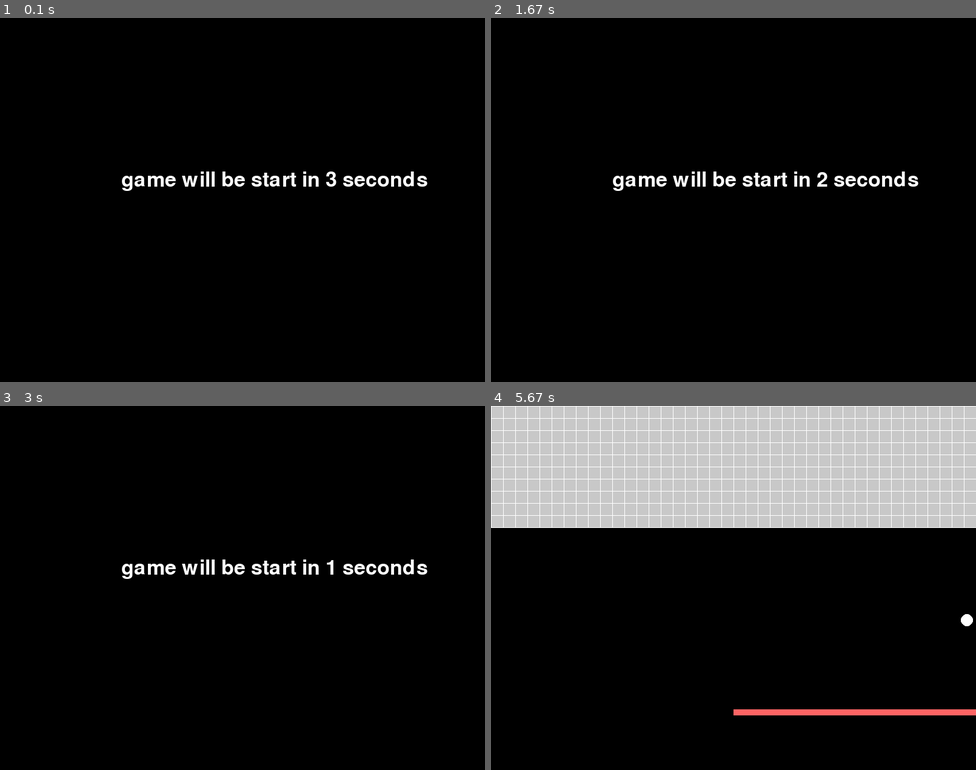
Above: before the commit, frames 1-4 (two rows, left to right).
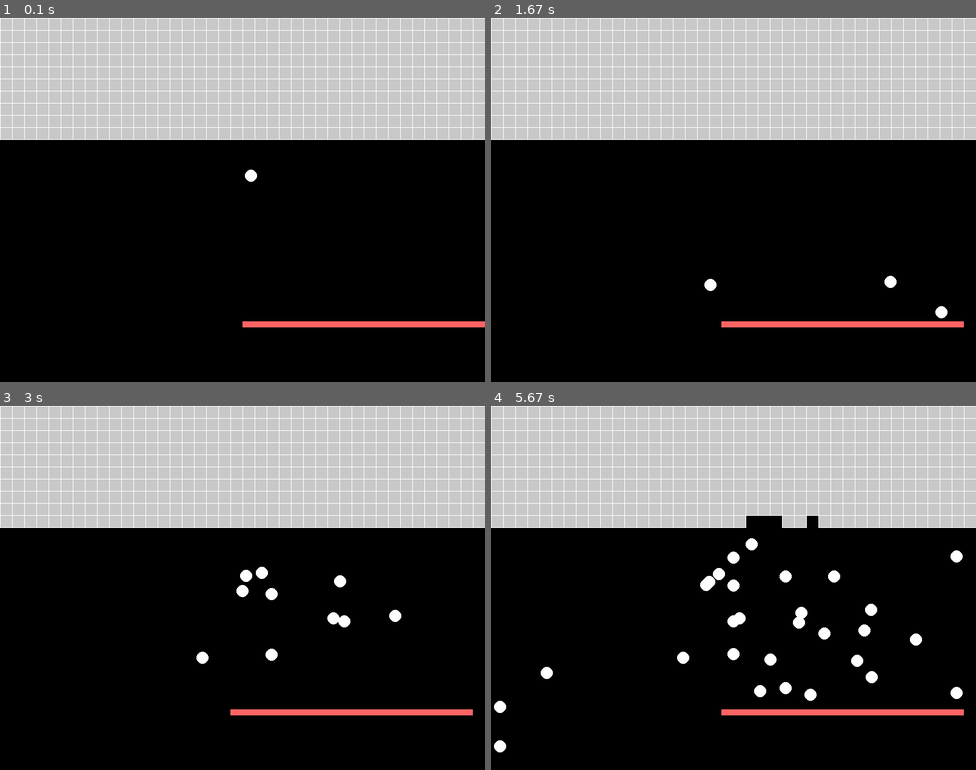
Above: after the commit, the same moments.

Repository: pidan1919810/bounce_game
Game: pygame game, started from main.py
The game is run twice, just before and just after one commit, with the same random seed, the same clock (stepped at 60 frames per second) and the same inputs.
Inputs:
- Up to frame 1 (0.1 s): no input
- Up to frame 2 (1.67 s): tap Space at 0.33 s; tap Enter at 0.67 s; tap Left at 1 s
- Up to frame 3 (3 s): tap Space at 1.83, 2.23, 2.53, 2.73 s
- Up to frame 4 (5.67 s): tap Space at 3.07, 3.37, 3.57, 3.87, 4.13, 4.47, 4.77, 4.9, 5.3, 5.6 s; tap Left at 3.15, 4.55 s; tap Right at 3.65, 4.98 s

The runs differ from the first frame. In frame 1, 36% of the frame differs, in the area x 0-100%, y 0-85%; in frame 2, 36%; in frame 3, 36%; in frame 4, 2.3%.

Commit message:
more balls are allowed

Diff:
--- a/main.py
+++ b/main.py
@@ -10,6 +10,11 @@
 
 pygame.display.set_caption("bounce_game")
 
+def dellete_ball(b):
+    global num_of_ball
+    num_of_ball -= 1
+    ball.remove(b)
+
 class Ball():
     def __init__(self):
         self.x = 400
@@ -18,7 +23,7 @@
         self.radius = 10
         self.color = (255, 255, 255)
 
-        self.diriction = [random.randrange(-1,2,2), 1] # [x, y]
+        self.diriction = [random.randrange(-10,20,1)/10, 1] # [x, y]
         self.speed = 5
 
     def draw(self, screen):
@@ -26,8 +31,8 @@
 
     # move the ball ,rebounce on wall, change diriction
     def move(self,brick,board):
-        rad = random.random()*10%2-1
-        print(rad)
+        global num_of_ball
+        rad = random.choice(range(-1,2,2))/10
 
         speed = self.speed
         self.x += self.diriction[0]*speed
@@ -37,13 +42,16 @@
             self.diriction[0] *= -1
             self.diriction[1] += rad
         if self.y + self.radius >= screen.get_height():
-            fail()
+            if num_of_ball == 1:
+                fail()
+            else:
+                dellete_ball(self)
         if self.y  <= 0:
             self.diriction[1] *= -1
             self.diriction[1] += rad
 
         if self.x + self.radius >= board.get_x_y_length()[0] and self.x - self.radius <= board.get_x_y_length()[0] + board.get_x_y_length()[2]:
-            if self.y + self.radius >= board.get_x_y_length()[1] and self.y - self.radius <= board.get_x_y_length()[1] + 10:
+            if self.y + self.radius >= board.get_x_y_length()[1] and self.y - self.radius <= board.get_x_y_length()[1]:
                 self.diriction[1] *= -1
                 self.diriction[1] += rad
 
@@ -77,16 +85,30 @@
         return self.x, self.y, self.length
 
     def input(self, event):
+        print(event)
         if event.type == pygame.KEYDOWN:
+
             if event.key == pygame.K_LEFT:
                 self.x -= 10
             if event.key == pygame.K_RIGHT:
                 self.x += 10
 
-            if self.x+self.length >= 800:
-                self.x = 800 - self.length
-            if self.x <= 0:
-                self.x = 0
+        if event.type == pygame.TEXTINPUT:
+            if event.text == 'a':
+                self.x -= 10
+            if event.text == 'd':
+                self.x += 10
+
+            if event.text == ' ':
+                print('a')
+                global ball,num_of_ball
+                num_of_ball += 1
+                ball.append(Ball())
+
+        if self.x+self.length >= 800:
+            self.x = 800 - self.length
+        if self.x <= 0:
+            self.x = 0
 
     def draw(self, screen):
         pygame.draw.rect(screen, self.color, (self.x, self.y, self.length, 10))
@@ -119,12 +141,20 @@
     global is_fail
     is_fail = True
 
-ball = Ball()
+def is_win():
+    if len(brick_list) == 0:
+        return True
+
+num_of_ball = 2
+
+ball = [Ball()]
+ball.append(Ball())
 board = Board()
 
 make_brick()
 
 coutner = 0
+time_start = 0
 while running:
     for event in pygame.event.get():
         if event.type == pygame.QUIT:
@@ -133,7 +163,7 @@
     time.sleep(1/FPS)
 
     coutner += 1
-    if coutner <= 3*FPS:
+    if coutner <= (time_start)*FPS:
         sec = coutner//FPS
 
         screen.fill((0, 0, 0), (0, 0, 800, 600))
@@ -143,14 +173,20 @@
         pygame.display.flip()
         continue
 
-
-
     if not is_fail:
-        ball.move(brick_list,board)
+        for ba in ball:
+            ba.move(brick_list,board)
         board.input(event)
 
+        if is_win():
+            font = pygame.font.SysFont(None, 50)
+            text = font.render("You Win!", True, (255, 255, 255))
+            screen.blit(text, (400, 250))
+            break
+
         screen.fill((0, 0, 0), (0, 0, 800, 600))
-        ball.draw(screen)
+        for ba in ball:
+            ba.draw(screen)
 
         for b in brick_list:
             b.draw(screen)
